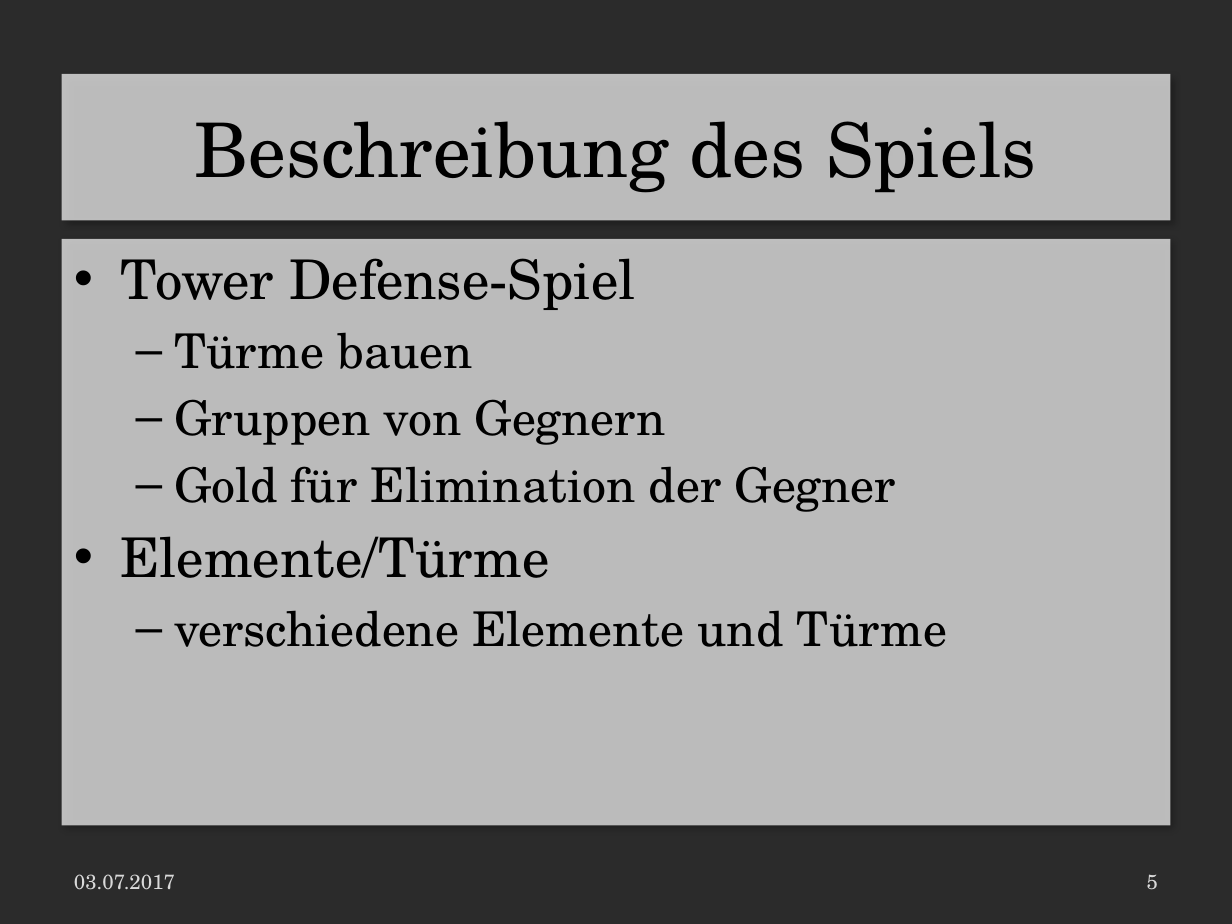
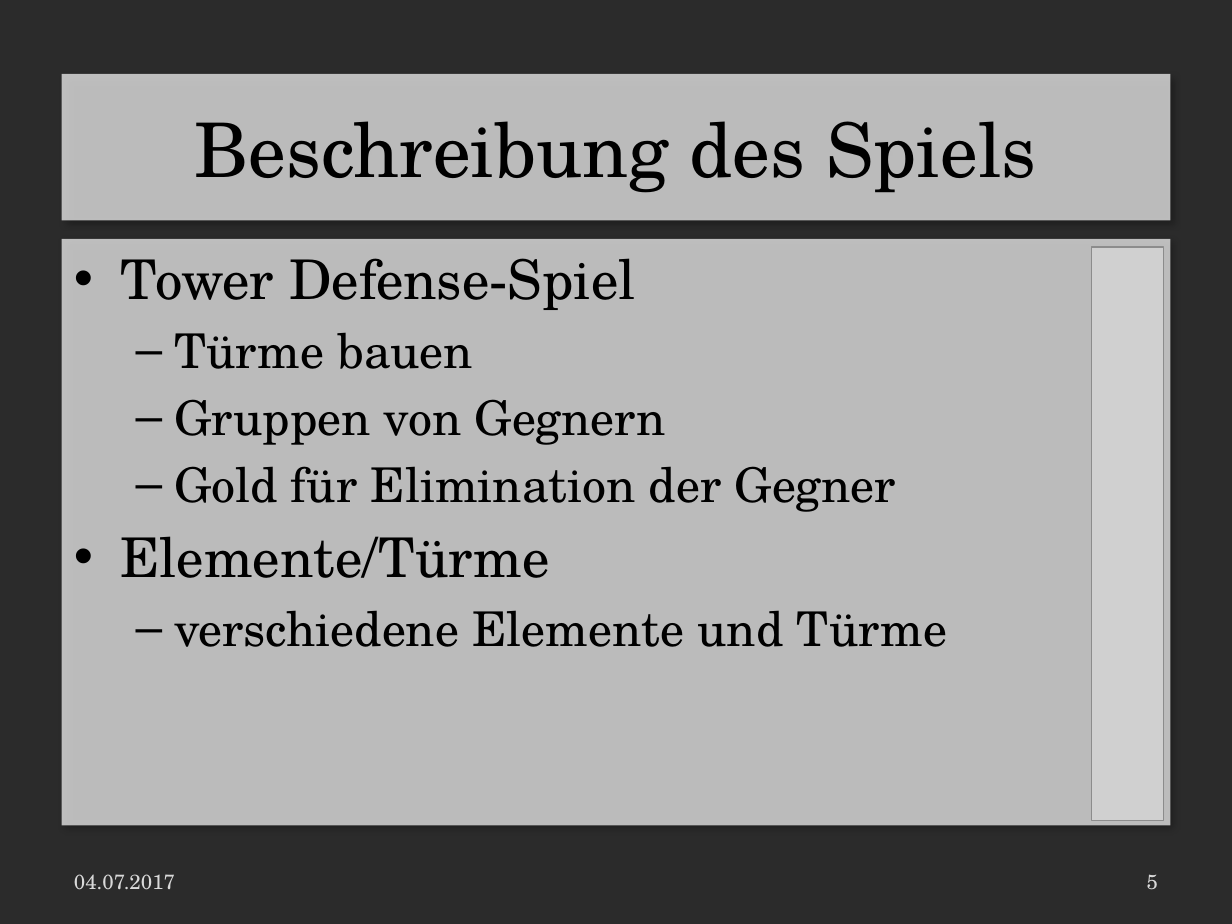
Before and after one commit to LaurenzGebauer/ElementTD, a slide deck: slide 5 of svn/JG16S17P06/trunk/Documentation/ProjectDocumentation/Presentation.pptx. Drawn at 1232x924 pixels with LibreOffice and Linux fonts; fonts in the diff are those of the drawing; grey boxes stand for pictures; background and template pictures are left out; a plain dark background stands for a picture behind light text. Boxes give left, top, right and bottom in pixels: in the first picture for what was removed or moved away, otherwise in the second. Text is boxed around its words. In the diff, an @@ line names an element or a change of style, - is before the commit and + after.

```diff
--- a/svn/JG16S17P06/trunk/Documentation/ProjectDocumentation/Presentation.pptx
+++ b/svn/JG16S17P06/trunk/Documentation/ProjectDocumentation/Presentation.pptx
@@ picture added at <box>1092,248,1163,822</box> @@
@@ text at <box>74,874,175,890</box>: text changed @@
-03.07.2017
+04.07.2017
```
Also in this commit, not shown: 12 other slides changed, 4 slides added, 4 other files.
